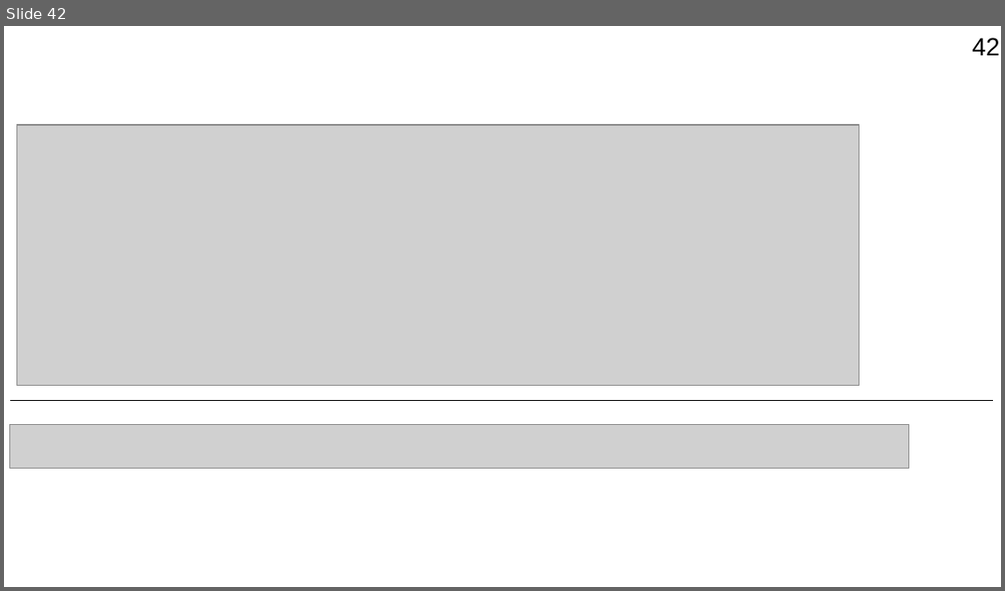
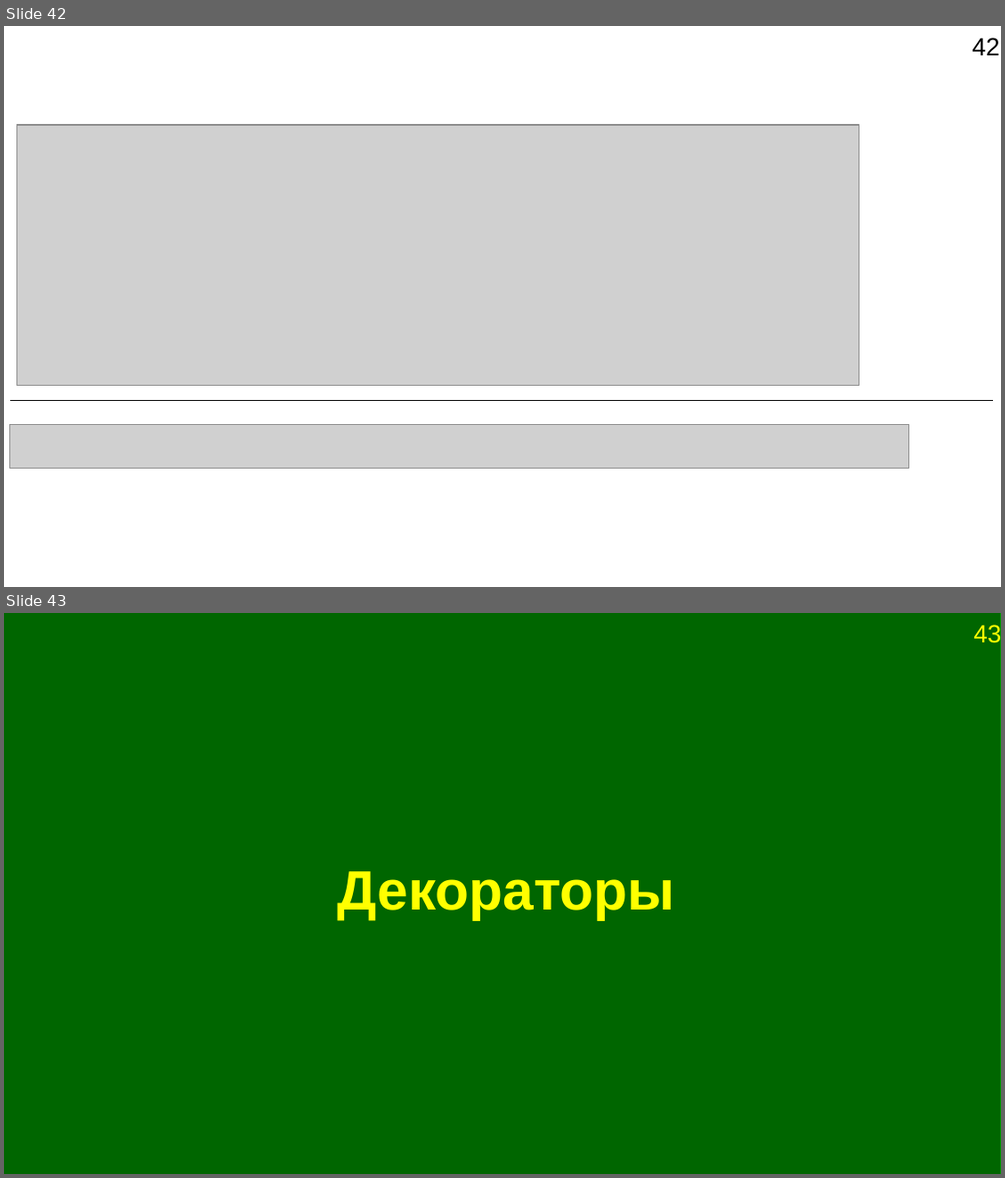
Before and after one commit to Jenyay/python-lectures, a slide deck: presentations/10. Functions.odp. Shown one above the other, each under a label of ours: slide 42 before the commit, slides 42 and 43 after it. The pictures are 1005x591 and 1005x1178 pixels, drawn with LibreOffice and Linux fonts; fonts in the diff are those of the drawing; grey boxes stand for pictures. Boxes give left, top, right and bottom in pixels: in the first picture for what was removed or moved away, otherwise in the second. Text is boxed around its words. In the diff, an @@ line names an element or a change of style, - is before the commit and + after.

Commit message:
Добавлены слайды про декораторы

```diff
--- a/presentations/10. Functions.odp
+++ b/presentations/10. Functions.odp
@@ slide 43 added at (4, 613, 1001, 1174), background #FFFFFF @@
@@ rectangle added at (4, 613, 1001, 1174), fill #006600, outline #009900 0 pt @@
@@ page number added at (973, 623, 1001, 647), 18 pt, text #FFFF00 @@
+43
@@ text added at (338, 871, 675, 919), 40 pt, text #FFFF00, bold @@
+Декораторы
```
Also in this commit, not shown: 10 other slides added, 9 other files.
